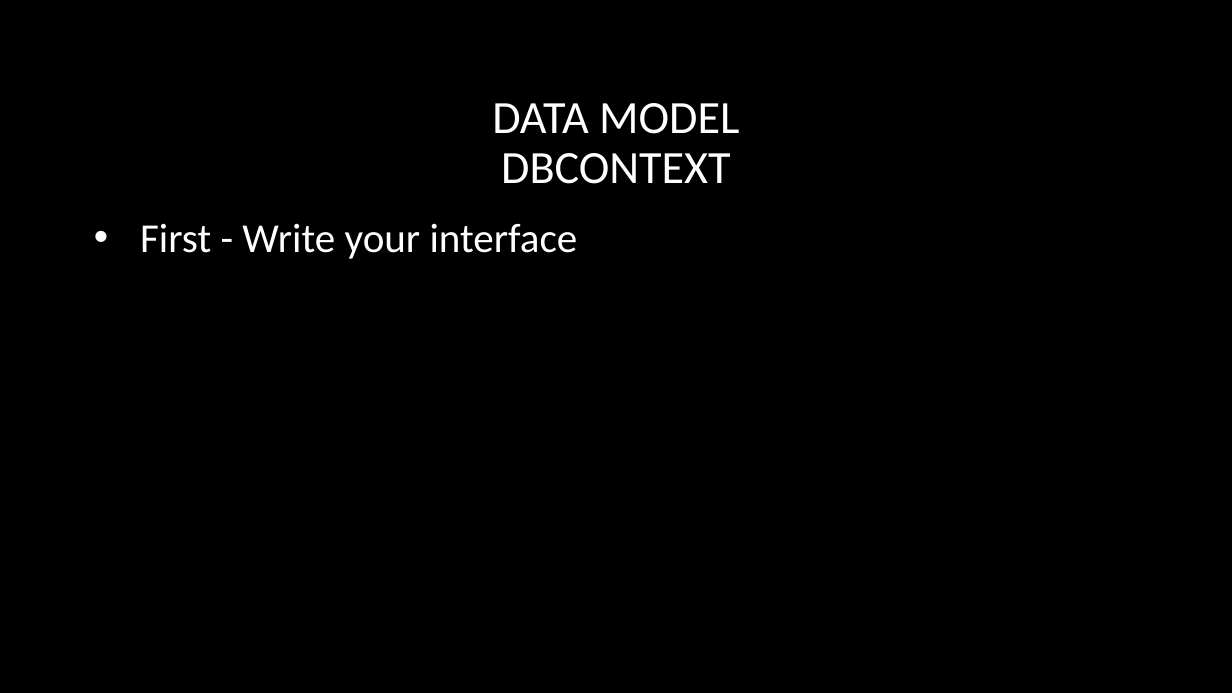
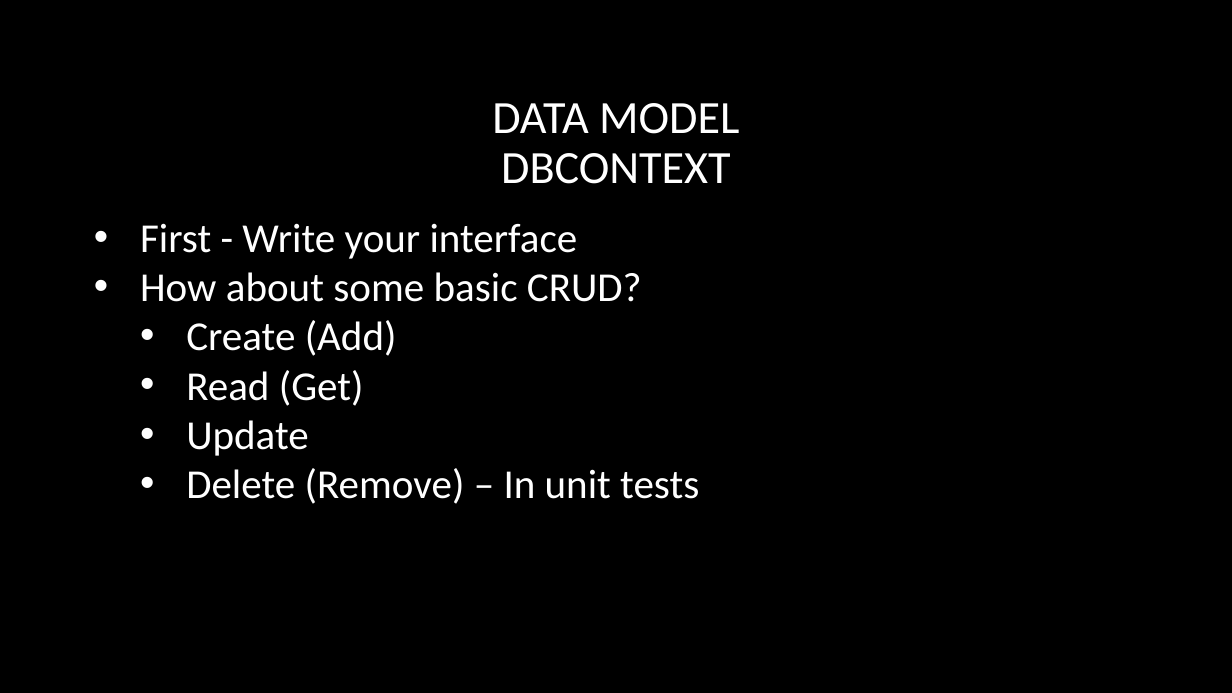
Before and after one commit to SpilledMilkCOM/DenDevDayEFCore, a slide deck: slide 8 of Entity Framework Core.pptx. Drawn at 1232x693 pixels with LibreOffice and Linux fonts; fonts in the diff are those of the drawing; background and template pictures are left out. Boxes give left, top, right and bottom in pixels: in the first picture for what was removed or moved away, otherwise in the second. Text is boxed around its words. In the diff, an @@ line names an element or a change of style, - is before the commit and + after.

Commit message:
Adding to slides.  Reorganizing tests.

```diff
--- a/Entity Framework Core.pptx
+++ b/Entity Framework Core.pptx
@@ text at (x1=140, y1=272, x2=699, y2=504): paragraphs added @@
+• How about some basic CRUD?
+  • Create (Add)
+  • Read (Get)
+  • Update
+  • Delete (Remove) – In unit tests
```
Also in this commit, not shown: 2 other slides changed, 2 other files.
